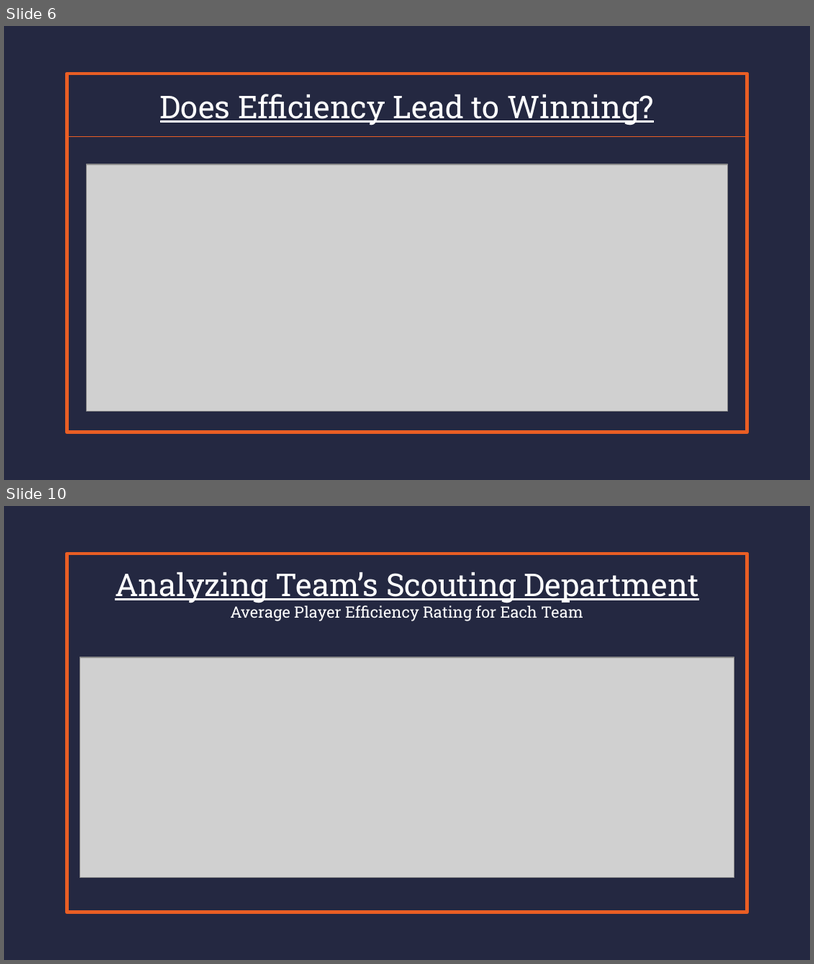
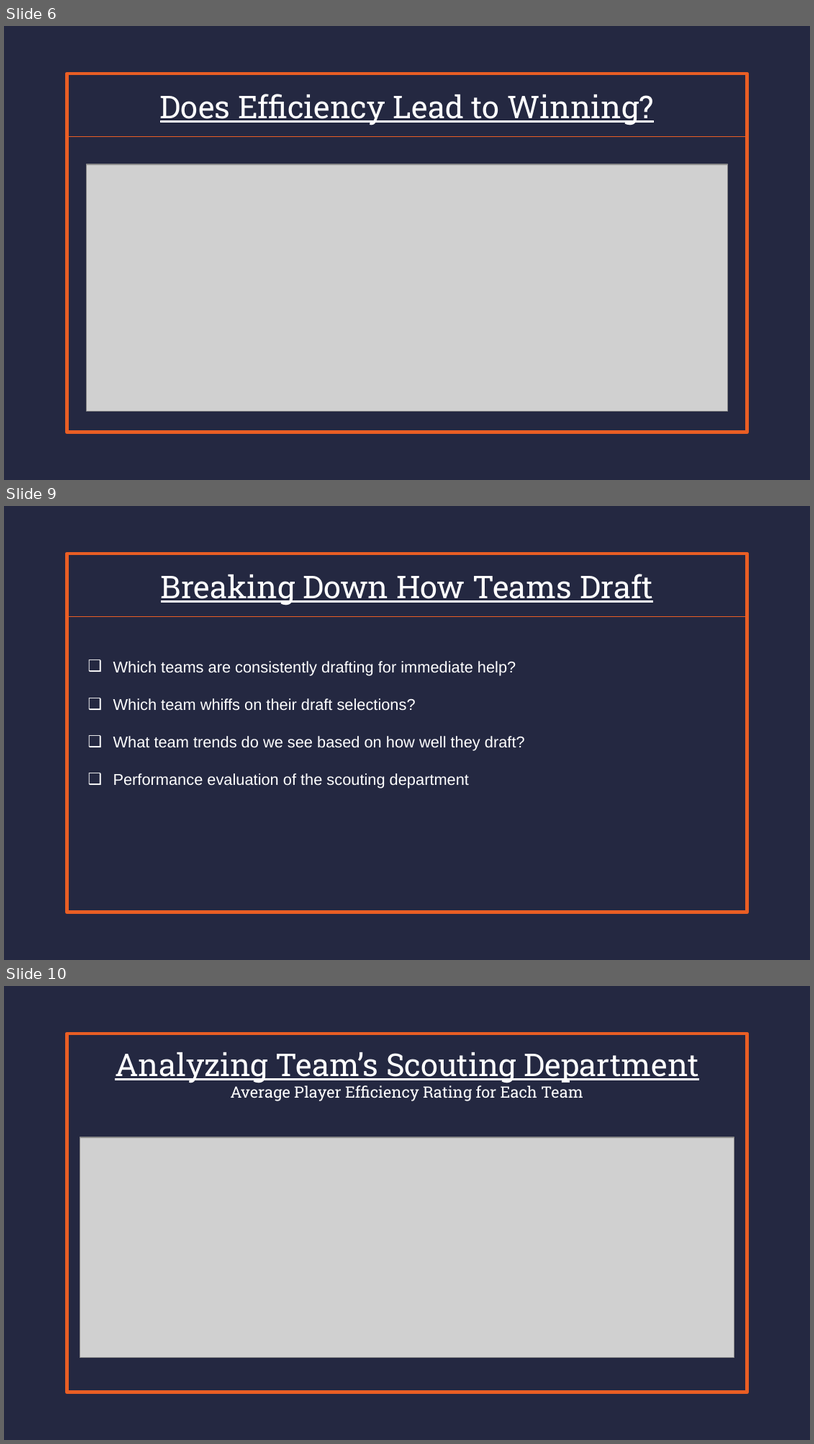
Before and after one commit to Zavello/capstone_DA12_NBA, a slide deck: CapStone Presentation.pptx. Shown one above the other, each under a label of ours: slides 6 and 10 before the commit, slides 6, 9 and 10 after it; the slides between them are not shown. The pictures are 814x964 and 814x1444 pixels, drawn with LibreOffice and Linux fonts; fonts in the diff are those of the drawing; grey boxes stand for pictures. Boxes give left, top, right and bottom in pixels: in the first picture for what was removed or moved away, otherwise in the second. Text is boxed around its words. In the diff, an @@ line names an element or a change of style, - is before the commit and + after.

```diff
--- a/CapStone Presentation.pptx
+++ b/CapStone Presentation.pptx
@@ slide 9 added at [4, 506, 810, 960], background #242841; not listed: 1 template element that a slide beside it also shows @@
@@ rectangle added at [67, 554, 748, 616], outline #E95E24 0.75 pt, 28 pt, text #FFFFFF, underline @@
+Breaking Down How Teams Draft
@@ text added at [113, 661, 525, 788], 14 pt, text #FFFFFF @@
+❑ Which teams are consistently drafting for immediate help?
+❑ Which team whiffs on their draft selections?
+❑ What team trends do we see based on how well they draft?
+❑ Performance evaluation of the scouting department
```
Also in this commit, not shown: 4 slides changed, 3 other slides added, 3 slides removed, 5 other files.
